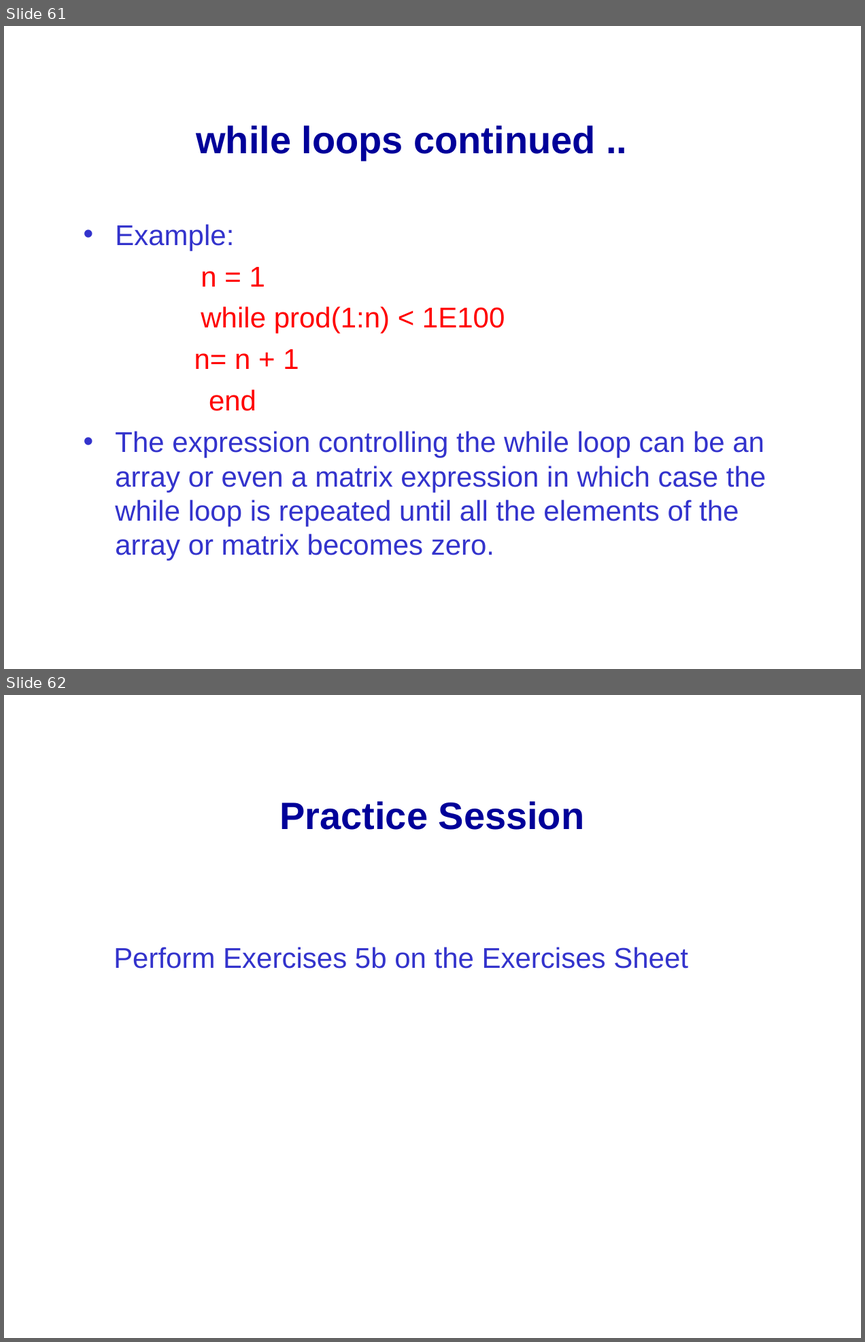
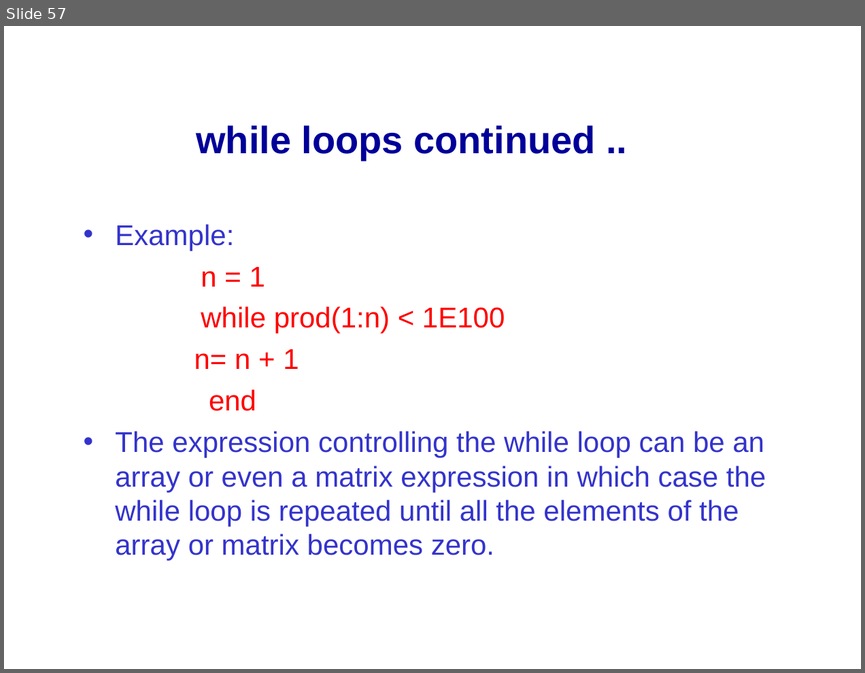
Before and after one commit to mikeg64/iome, a slide deck: src/examples/course/matlab/presentations_and_docs/matlab1.ppt. Shown one above the other, each under a label of ours: slides 61 and 62 before the commit, slide 57 after it. The pictures are 865x1342 and 865x673 pixels, drawn with LibreOffice and Linux fonts; fonts in the diff are those of the drawing; background and template pictures are left out. Boxes give left, top, right and bottom in pixels: in the first picture for what was removed or moved away, otherwise in the second. Text is boxed around its words. In the diff, an @@ line names an element or a change of style, - is before the commit and + after.

```diff
--- a/src/examples/course/matlab/presentations_and_docs/matlab1.ppt
+++ b/src/examples/course/matlab/presentations_and_docs/matlab1.ppt
@@ slide 62 removed at (4, 695, 861, 1338), background picture (left out) @@
@@ title removed at (279, 801, 585, 830) @@
-Practice Session
@@ text removed at (113, 947, 688, 968) @@
-Perform Exercises 5b on the Exercises Sheet
@@ what was slide 61 is now slide 57 @@
```
Also in this commit, not shown: 3 slides changed, 3 other slides removed, 4 other files.
